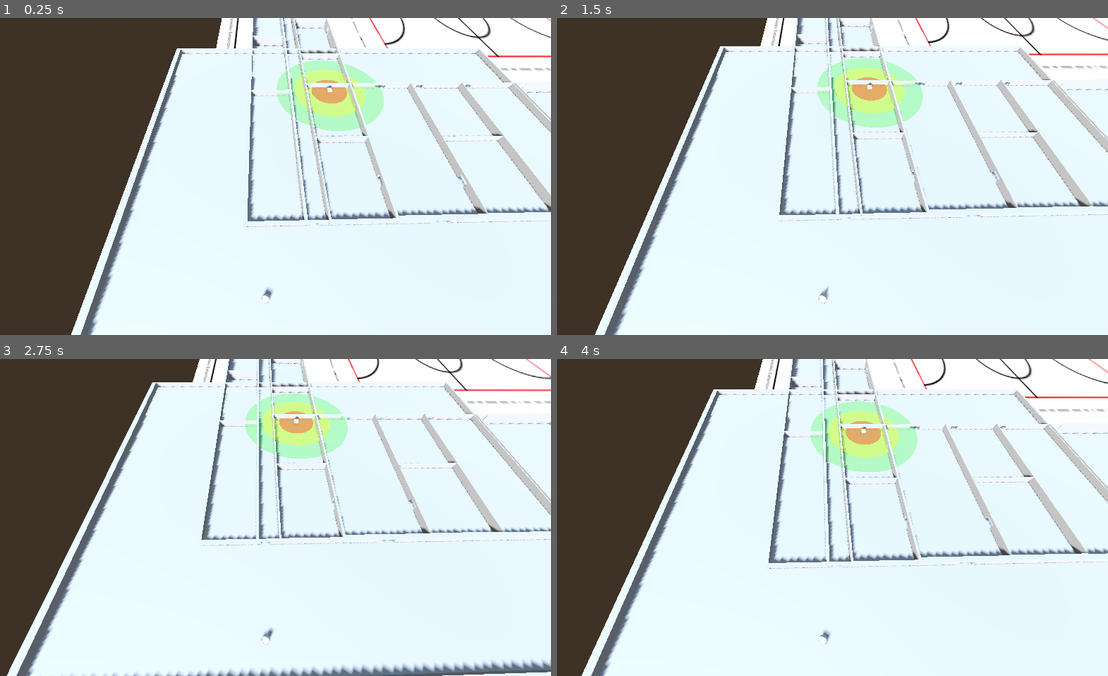
Above: before the commit, frames 1-4 (two rows, left to right).
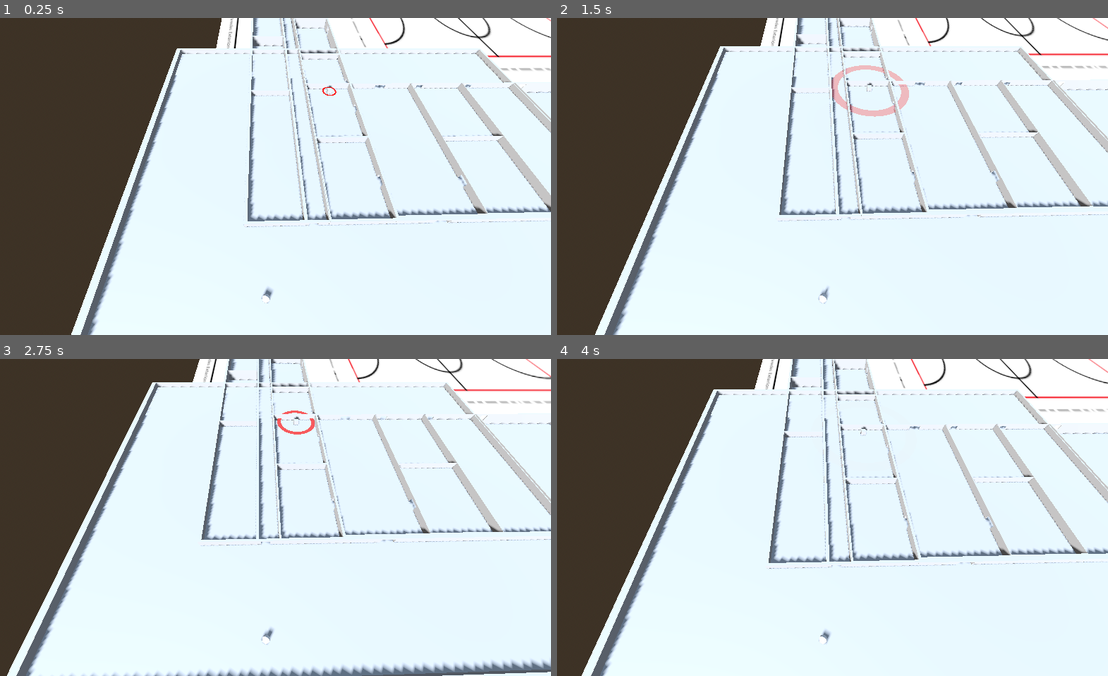
Above: after the commit, the same moments.

Repository: Ilycas/simulacion-y-modelo-proyecto
Game: Godot game, scene res://escuela.tscn
Same seed, same stepped clock (60 frames per second), same inputs: the game is played once before the commit and once after it.
Inputs:
- Up to frame 1 (0.25 s): no input
- Up to frame 2 (1.5 s): tap Enter at 0.5 s; hold D 0.53-1.28 s; tap Space at 0.77 s; hold S from 1.28 s (still down)
- Up to frame 3 (2.75 s): tap Space at 1.52 s; release S at 2.03 s; hold D from 2.03 s (still down)
- Up to frame 4 (4 s): release D at 2.78 s; hold W 2.78-3.53 s; tap Space at 3.02, 3.77 s; hold A from 3.53 s (still down)

The runs differ from the first frame. In frame 1, 2.8% of the frame differs, in the area x 50-70%, y 13-36%; in frame 2, 2.8%; in frame 3, 2.6%; in frame 4, 2.9%, in the area x 45-66%, y 13-36%.

Commit message:
Cambio de ondas

Diff:
--- a/escuela.tscn
+++ b/escuela.tscn
@@ -1,5 +1,6 @@
 [gd_scene format=3 uid="uid://dlf5sdhwkuqdn"]
 
+[ext_resource type="Script" uid="uid://cbbb1kpq5loeg" path="res://onda_wi_fi.gd" id="1_ak8b8"]
 [ext_resource type="Script" uid="uid://bhc3htsqyd8aw" path="res://estudiante.gd" id="1_awtwk"]
 [ext_resource type="Texture2D" uid="uid://b3lwrvtx1elab" path="res://Plano.png" id="2_7pst4"]
 [ext_resource type="PackedScene" uid="uid://c6tihpamj7gw2" path="res://Bloque_sur.tscn" id="3_jdjiw"]
@@ -23,26 +24,22 @@
 
 [sub_resource type="BoxMesh" id="BoxMesh_8fxs5"]
 
-[sub_resource type="StandardMaterial3D" id="StandardMaterial3D_awtwk"]
+[sub_resource type="StandardMaterial3D" id="StandardMaterial3D_ak8b8"]
 transparency = 1
-albedo_color = Color(0.972549, 0, 0, 0.39215687)
+shading_mode = 0
+albedo_color = Color(1, 0, 0, 0.39215687)
 
-[sub_resource type="CylinderMesh" id="CylinderMesh_awtwk"]
-
-[sub_resource type="StandardMaterial3D" id="StandardMaterial3D_7pst4"]
-transparency = 1
-albedo_color = Color(1, 1, 0, 0.39215687)
-
-[sub_resource type="StandardMaterial3D" id="StandardMaterial3D_jdjiw"]
-transparency = 1
-albedo_color = Color(0, 1, 0, 0.27450982)
+[sub_resource type="TorusMesh" id="TorusMesh_wkv31"]
+inner_radius = 0.8
 
 [sub_resource type="CapsuleMesh" id="CapsuleMesh_awtwk"]
 height = 1.6
 
 [sub_resource type="CapsuleShape3D" id="CapsuleShape3D_awtwk"]
+radius = 0.3
 height = 1.6
-radius = 0.3
+
+[sub_resource type="SphereMesh" id="SphereMesh_awtwk"]
 
 [sub_resource type="BoxShape3D" id="BoxShape3D_pared_madera"]
 size = Vector3(10, 2.9, 0.4)
@@ -52,8 +49,6 @@
 
 [sub_resource type="BoxShape3D" id="BoxShape3D_ventana"]
 size = Vector3(12, 1.5, 0.3)
-
-[sub_resource type="SphereMesh" id="SphereMesh_awtwk"]
 
 [node name="Escuela" type="Node3D" unique_id=479217386]
 
@@ -70,25 +65,13 @@
 [node name="Router" type="MeshInstance3D" parent="Router" unique_id=472395533]
 mesh = SubResource("BoxMesh_8fxs5")
 
-[node name="ZonaCalorFuerte" type="MeshInstance3D" parent="Router/Router" unique_id=840467088]
-transform = Transform3D(8, 0, 0, 0, 0.1, 0, 0, 0, 8, 0, 0, 0)
-material_override = SubResource("StandardMaterial3D_awtwk")
-cast_shadow = 0
-mesh = SubResource("CylinderMesh_awtwk")
+[node name="RayCast3D" type="RayCast3D" parent="Router/Router" unique_id=316226275]
 
-[node name="ZonaCalorPromedio" type="MeshInstance3D" parent="Router/Router" unique_id=2113290615]
-transform = Transform3D(16, 0, 0, 0, 0.1, 0, 0, 0, 16, 0, 0, 0)
-material_override = SubResource("StandardMaterial3D_7pst4")
-mesh = SubResource("CylinderMesh_awtwk")
-
-[node name="ZonaCalorDebil" type="MeshInstance3D" parent="Router/Router" unique_id=1808827795]
-transform = Transform3D(24, 0, 0, 0, 0.1, 0, 0, 0, 24, 0, 0, 0)
-material_override = SubResource("StandardMaterial3D_jdjiw")
-mesh = SubResource("CylinderMesh_awtwk")
-
-[node name="RayCast3D" type="RayCast3D" parent="Router/Router" unique_id=316226275]
-collide_with_areas = false
-collide_with_bodies = true
+[node name="OndaWiFi" type="MeshInstance3D" parent="Router/Router" unique_id=1073161663]
+transform = Transform3D(1, 0, 0, 0, 0.1, 0, 0, 0, 1, 0, 0, 0)
+material_override = SubResource("StandardMaterial3D_ak8b8")
+mesh = SubResource("TorusMesh_wkv31")
+script = ExtResource("1_ak8b8")
 
 [node name="Estudiante" type="CharacterBody3D" parent="." unique_id=2047578850 node_paths=PackedStringArray("nodo_router", "nodo_raycast", "nodo_paquete")]
 transform = Transform3D(1, 0, 0, 0, 1, 0, 0, 0, 1, 51.3575, 0.9649887, -61.79018)
@@ -136,91 +119,69 @@
 transform = Transform3D(1, 0, 0, 0, 1, 0, 0, 0, 1, -9.207361, 0, 0)
 
 [node name="Bloque_Patio" parent="." unique_id=456839349 instance=ExtResource("8_lmequ")]
-transform = Transform3D(1, 0, 0, 0, 1, 0, 0, 0, 1, -15.2997, 0.50118065, 23.710278)
-
-# --- PAREDES INTERNAS DE MADERA (Bloque Central) ---
-[node name="Pared_Madera_Central_1" type="StaticBody3D" parent="."]
-groups = ["madera"]
 transform = Transform3D(1, 0, 0, 0, 1, 0, 0, 0, 1, 36.59, 0.91, -36.09)
 
-[node name="CollisionShape3D" type="CollisionShape3D" parent="Pared_Madera_Central_1"]
+[node name="Pared_Madera_Central_1#CollisionShape3D" type="CollisionShape3D" parent="." unique_id=475695634]
 shape = SubResource("BoxShape3D_pared_madera")
 
-[node name="Pared_Madera_Central_2" type="StaticBody3D" parent="."]
-groups = ["madera"]
-transform = Transform3D(1, 0, 0, 0, 1, 0, 0, 0, 1, 36.59, 0.91, -20.10)
+[node name="Pared_Madera_Central_2" type="StaticBody3D" parent="." unique_id=763766321]
+transform = Transform3D(1, 0, 0, 0, 1, 0, 0, 0, 1, 36.59, 0.91, -20.1)
 
-[node name="CollisionShape3D" type="CollisionShape3D" parent="Pared_Madera_Central_2"]
+[node name="CollisionShape3D" type="CollisionShape3D" parent="Pared_Madera_Central_2" unique_id=1346073273]
 shape = SubResource("BoxShape3D_pared_madera")
 
-[node name="Pared_Madera_Central_3" type="StaticBody3D" parent="."]
-groups = ["madera"]
+[node name="Pared_Madera_Central_3" type="StaticBody3D" parent="." unique_id=1437768452]
 transform = Transform3D(1, 0, 0, 0, 1, 0, 0, 0, 1, 36.59, 0.91, -8.13)
 
-[node name="CollisionShape3D" type="CollisionShape3D" parent="Pared_Madera_Central_3"]
+[node name="CollisionShape3D" type="CollisionShape3D" parent="Pared_Madera_Central_3" unique_id=2140398541]
 shape = SubResource("BoxShape3D_pared_madera")
 
-[node name="Pared_Madera_Central_4" type="StaticBody3D" parent="."]
-groups = ["madera"]
+[node name="Pared_Madera_Central_4" type="StaticBody3D" parent="." unique_id=1521558212]
 transform = Transform3D(1, 0, 0, 0, 1, 0, 0, 0, 1, 36.59, 0.91, 11.29)
 
-[node name="CollisionShape3D" type="CollisionShape3D" parent="Pared_Madera_Central_4"]
+[node name="CollisionShape3D" type="CollisionShape3D" parent="Pared_Madera_Central_4" unique_id=1080938801]
 shape = SubResource("BoxShape3D_pared_madera")
 
-[node name="Pared_Madera_Central_5" type="StaticBody3D" parent="."]
-groups = ["madera"]
+[node name="Pared_Madera_Central_5" type="StaticBody3D" parent="." unique_id=1939664973]
 transform = Transform3D(1, 0, 0, 0, 1, 0, 0, 0, 1, 36.59, 0.91, 28.84)
 
-[node name="CollisionShape3D" type="CollisionShape3D" parent="Pared_Madera_Central_5"]
+[node name="CollisionShape3D" type="CollisionShape3D" parent="Pared_Madera_Central_5" unique_id=1903288864]
+transform = Transform3D(1, 0, 0, 0, 1, 0, 0, 0, 1, 49.72, 1.01, 28.38)
 shape = SubResource("BoxShape3D_pared_madera")
 
-# --- PAREDES INTERNAS DE MADERA (Bloque Oeste) ---
-[node name="Pared_Madera_Oeste_1" type="StaticBody3D" parent="."]
-groups = ["madera"]
-transform = Transform3D(1, 0, 0, 0, 1, 0, 0, 0, 1, 49.72, 1.01, 28.38)
-
-[node name="CollisionShape3D" type="CollisionShape3D" parent="Pared_Madera_Oeste_1"]
+[node name="Pared_Madera_Oeste_1#CollisionShape3D" type="CollisionShape3D" parent="." unique_id=1213331271]
 shape = SubResource("BoxShape3D_pared_madera_oeste")
 
-[node name="Pared_Madera_Oeste_2" type="StaticBody3D" parent="."]
-groups = ["madera"]
+[node name="Pared_Madera_Oeste_2" type="StaticBody3D" parent="." unique_id=1400632755]
 transform = Transform3D(1, 0, 0, 0, 1, 0, 0, 0, 1, 49.72, 1.01, 0.81)
 
-[node name="CollisionShape3D" type="CollisionShape3D" parent="Pared_Madera_Oeste_2"]
+[node name="CollisionShape3D" type="CollisionShape3D" parent="Pared_Madera_Oeste_2" unique_id=1152042795]
 shape = SubResource("BoxShape3D_pared_madera_oeste")
 
-[node name="Pared_Madera_Oeste_3" type="StaticBody3D" parent="."]
-groups = ["madera"]
+[node name="Pared_Madera_Oeste_3" type="StaticBody3D" parent="." unique_id=1029475166]
 transform = Transform3D(1, 0, 0, 0, 1, 0, 0, 0, 1, 49.72, 1.01, -22.32)
 
-[node name="CollisionShape3D" type="CollisionShape3D" parent="Pared_Madera_Oeste_3"]
+[node name="CollisionShape3D" type="CollisionShape3D" parent="Pared_Madera_Oeste_3" unique_id=1204210321]
+transform = Transform3D(1, 0, 0, 0, 1, 0, 0, 0, 1, 41.6, 0.91, -44)
 shape = SubResource("BoxShape3D_pared_madera_oeste")
 
-# --- VENTANAS ---
-[node name="Ventana_Central_1" type="StaticBody3D" parent="."]
-groups = ["ventana"]
-transform = Transform3D(1, 0, 0, 0, 1, 0, 0, 0, 1, 41.6, 0.91, -44.0)
-
-[node name="CollisionShape3D" type="CollisionShape3D" parent="Ventana_Central_1"]
+[node name="Ventana_Central_1#CollisionShape3D" type="CollisionShape3D" parent="." unique_id=1638883707]
 shape = SubResource("BoxShape3D_ventana")
 
-[node name="Ventana_Central_2" type="StaticBody3D" parent="."]
-groups = ["ventana"]
-transform = Transform3D(1, 0, 0, 0, 1, 0, 0, 0, 1, 41.6, 0.91, 38.0)
+[node name="Ventana_Central_2" type="StaticBody3D" parent="." unique_id=1722978746]
+transform = Transform3D(1, 0, 0, 0, 1, 0, 0, 0, 1, 41.6, 0.91, 38)
 
-[node name="CollisionShape3D" type="CollisionShape3D" parent="Ventana_Central_2"]
+[node name="CollisionShape3D" type="CollisionShape3D" parent="Ventana_Central_2" unique_id=835946058]
 shape = SubResource("BoxShape3D_ventana")
 
-[node name="Ventana_Oeste_1" type="StaticBody3D" parent="."]
-groups = ["ventana"]
-transform = Transform3D(1, 0, 0, 0, 1, 0, 0, 0, 1, 54.7, 1.01, 45.0)
+[node name="Ventana_Oeste_1" type="StaticBody3D" parent="." unique_id=908647389]
+transform = Transform3D(1, 0, 0, 0, 1, 0, 0, 0, 1, 54.7, 1.01, 45)
 
-[node name="CollisionShape3D" type="CollisionShape3D" parent="Ventana_Oeste_1"]
+[node name="CollisionShape3D" type="CollisionShape3D" parent="Ventana_Oeste_1" unique_id=345591901]
 shape = SubResource("BoxShape3D_ventana")
 
-[node name="Ventana_Oeste_2" type="StaticBody3D" parent="."]
-groups = ["ventana"]
-transform = Transform3D(1, 0, 0, 0, 1, 0, 0, 0, 1, 54.7, 1.01, -43.0)
+[node name="Ventana_Oeste_2" type="StaticBody3D" parent="." unique_id=735269505]
+transform = Transform3D(1, 0, 0, 0, 1, 0, 0, 0, 1, 54.7, 1.01, -43)
 
-[node name="CollisionShape3D" type="CollisionShape3D" parent="Ventana_Oeste_2"]
+[node name="CollisionShape3D" type="CollisionShape3D" parent="Ventana_Oeste_2" unique_id=722275012]
 shape = SubResource("BoxShape3D_ventana")
--- /dev/null
+++ b/onda_wi_fi.gd
@@ -0,0 +1,34 @@
+extends MeshInstance3D
+
+@export var radio_maximo: float = 12.0 # Debe coincidir con tu radio_cobertura
+@export var tiempo_expansion: float = 2.0 # Segundos que tarda en desaparecer
+@export var grosor_onda: float = 0.5 # Qué tan alto es el anillo
+
+func _ready() -> void:
+	# Asegurarnos de que el material es único para poder animar su transparencia
+	if material_override:
+		material_override = material_override.duplicate()
+	animar_onda()
+
+func animar_onda() -> void:
+	# 1. Reiniciar la onda al centro (tamaño pequeño)
+	scale = Vector3(0.1, grosor_onda, 0.1)
+
+	# 2. Reiniciar la opacidad al 100%
+	var mat = material_override as StandardMaterial3D
+	if mat:
+		mat.albedo_color.a = 1.0
+
+	# 3. Crear el animador (Tween)
+	var tween = get_tree().create_tween()
+	tween.set_parallel(true) # Hace que el tamaño y la transparencia se animen AL MISMO TIEMPO
+
+	# 4. Crecer el anillo hasta el radio máximo
+	tween.tween_property(self, "scale", Vector3(radio_maximo, grosor_onda, radio_maximo), tiempo_expansion)
+
+	# 5. Desvanecer el anillo a medida que crece (Alpha llega a 0)
+	if mat:
+		tween.tween_property(mat, "albedo_color:a", 0.0, tiempo_expansion).set_ease(Tween.EASE_OUT)
+
+	# 6. Cuando termine la animación, volver a llamarse a sí misma (Bucle infinito)
+	tween.chain().tween_callback(animar_onda)
Not shown, added: onda_wi_fi.gd.uid
